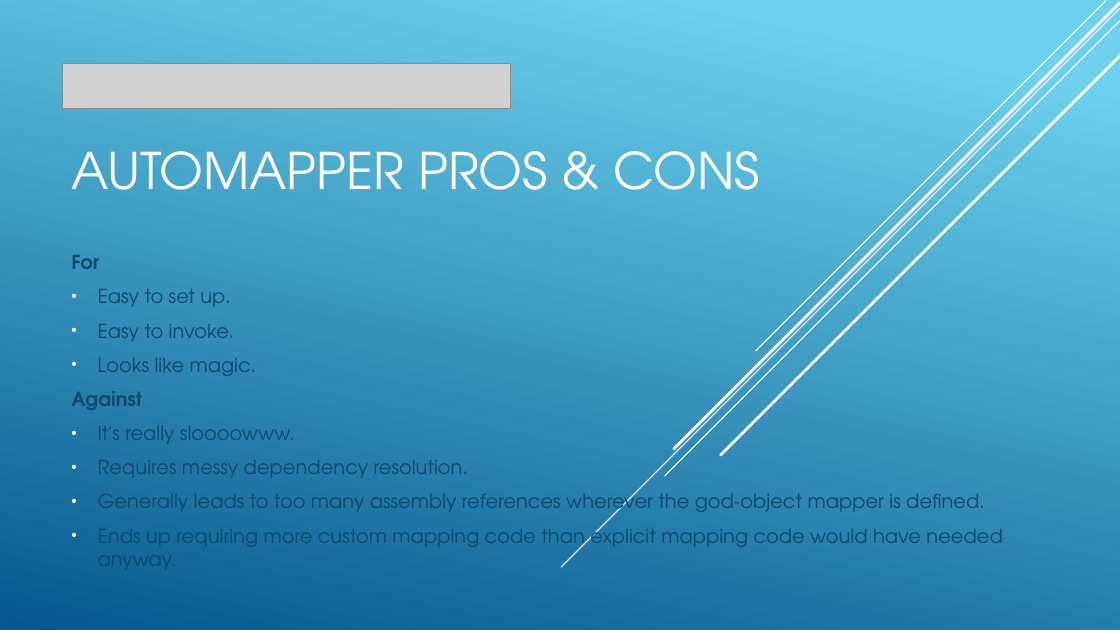
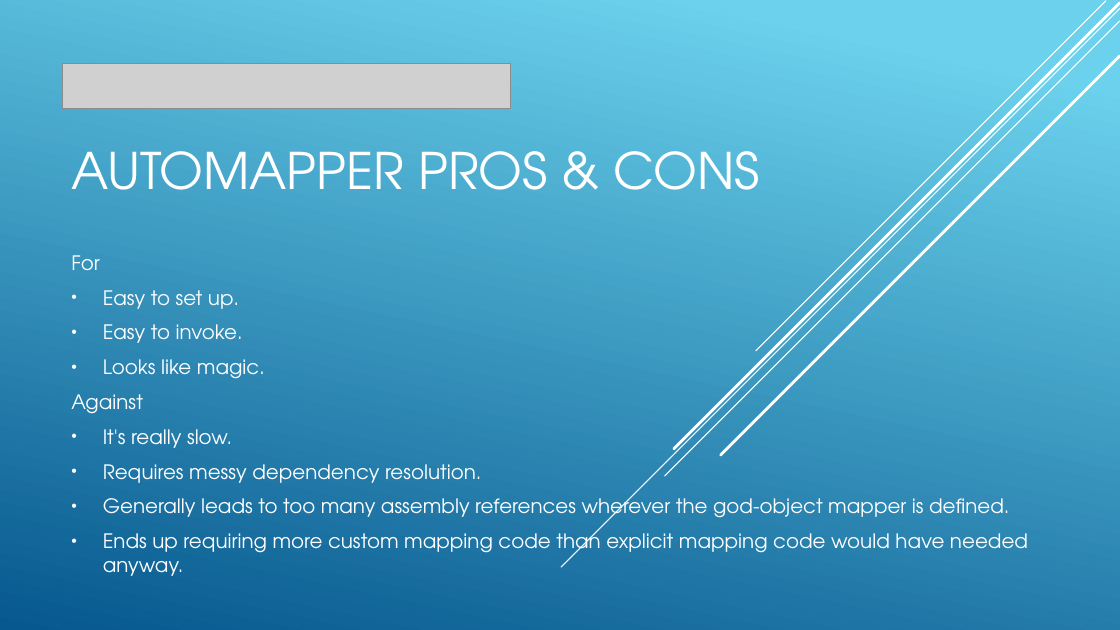
Before and after one commit to Alanmugz/Automapper, a slide deck: slide 7 of Automapper.pptx. Drawn at 1120x630 pixels with LibreOffice and Linux fonts; fonts in the diff are those of the drawing; grey boxes stand for pictures. Boxes give left, top, right and bottom in pixels: in the first picture for what was removed or moved away, otherwise in the second. Text is boxed around its words. In the diff, an @@ line names an element or a change of style, - is before the commit and + after.

```diff
--- a/Automapper.pptx
+++ b/Automapper.pptx
@@ subtitle at box(71, 255, 1028, 576): size 16.6 to 17.1 pt, text colour #0F496F to #FFFFFF; bold off in "For", "Against"; indent changed @@
@@ subtitle at box(103, 429, 232, 448): text changed; size 16.6 to 17.1 pt; text colour #0F496F to #FFFFFF @@
-• It's really sloooowww.
+• It's really slow.
```
Also in this commit, not shown: 3 other slides changed.
